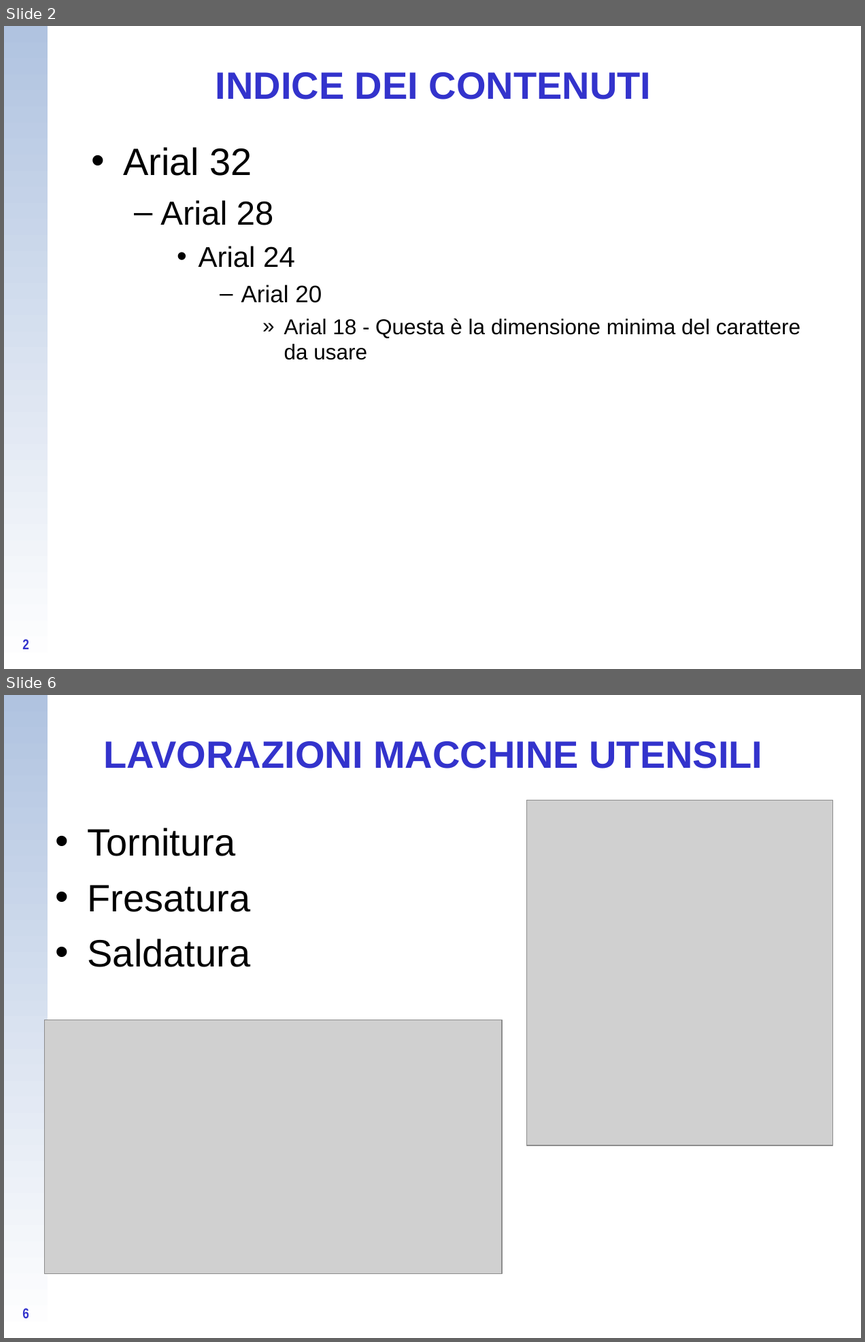
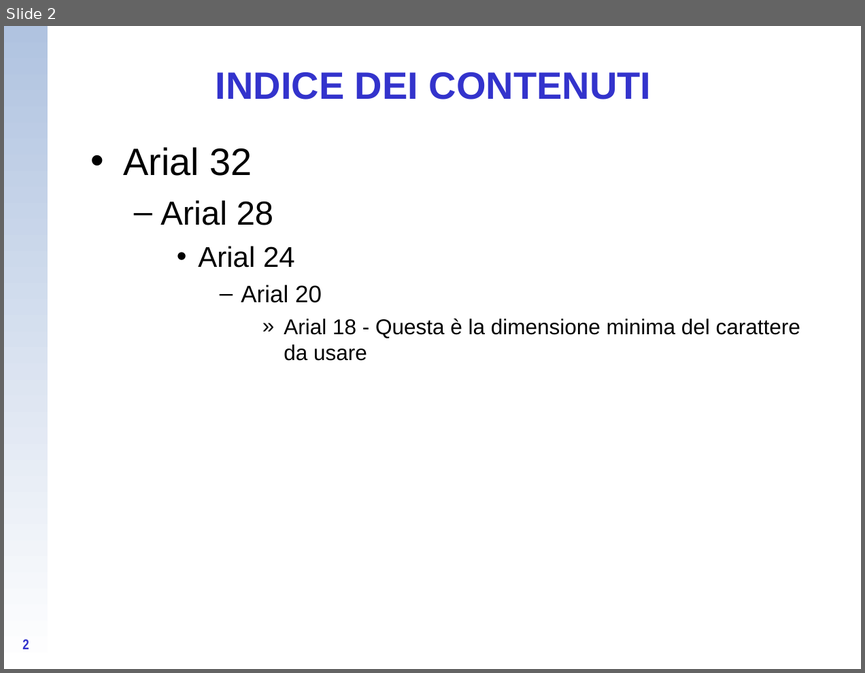
Before and after one commit to CampelloManuel/progetto-esame, a slide deck: tesina/Presentazione_tipo_Energia (te ne ho salvata una copia fusco, sei libero di usarla).ppt. Shown one above the other, each under a label of ours: slides 2 and 6 before the commit, slide 2 after it; the slides between them are not shown. The pictures are 865x1342 and 865x673 pixels, drawn with LibreOffice and Linux fonts; fonts in the diff are those of the drawing; grey boxes stand for pictures; background and template pictures are left out. Boxes give left, top, right and bottom in pixels: in the first picture for what was removed or moved away, otherwise in the second. Text is boxed around its words. In the diff, an @@ line names an element or a change of style, - is before the commit and + after.

```diff
--- a/tesina/Presentazione_tipo_Energia (te ne ho salvata una copia fusco, sei libero di usarla).ppt
+++ b/tesina/Presentazione_tipo_Energia (te ne ho salvata una copia fusco, sei libero di usarla).ppt
@@ slide 6 removed at (4, 695, 861, 1338), background picture (left out); not listed: 1 template element that a slide beside it also shows @@
@@ title removed at (103, 741, 762, 768) @@
-LAVORAZIONI MACCHINE UTENSILI
@@ picture removed at (527, 800, 832, 1146) @@
@@ text removed at (88, 828, 251, 967) @@
-• Tornitura
-• Fresatura
-• Saldatura
@@ picture removed at (44, 1020, 502, 1273) @@
@@ page number removed at (22, 1308, 29, 1318) @@
-6
```
Also in this commit, not shown: 1 slide changed, 2 slides added, 6 other slides removed, 3 other files.
